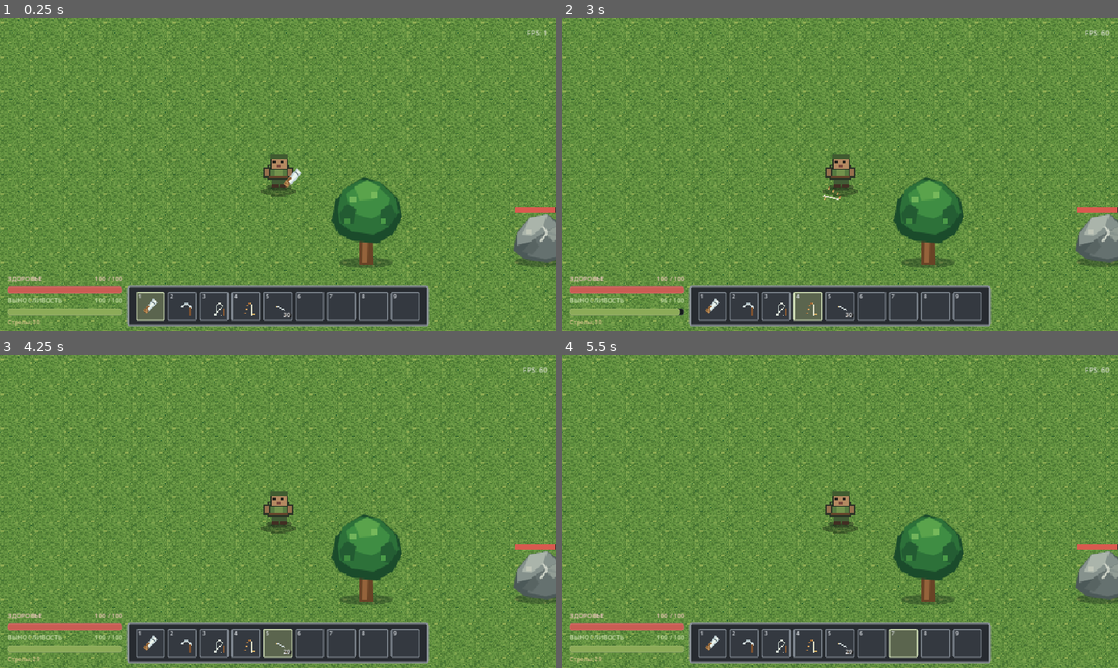
Above: before the commit, frames 1-4 (two rows, left to right).
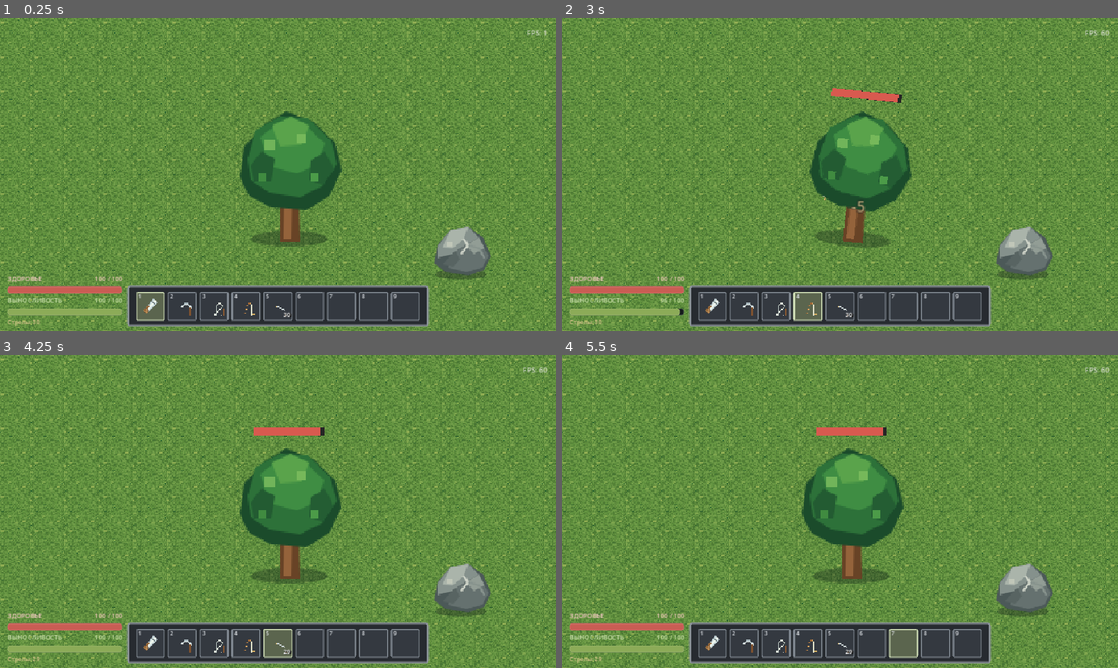
Above: after the commit, the same moments.

Repository: BigFluffyCatOnWatermelon/autism-gaming
Game: Godot game, scene res://scenes/world.tscn
Two runs of this game, one before a commit and one after it. Both use one fixed random seed, a clock stepped at 60 frames per second and the inputs below.
Inputs:
- Up to frame 1 (0.25 s): no input
- Up to frame 2 (3 s): click "1" at 0.5 s; click "2" at 1.25 s; click "3" at 2 s; click "4" at 2.75 s
- Up to frame 3 (4.25 s): click "5" at 3.5 s
- Up to frame 4 (5.5 s): click "6" at 4.25 s; click "7" at 5 s

The runs differ from the first frame. In frame 1, 9.0% of the frame differs, in the area x 43-100%, y 29-84%; in frame 2, 9.3%; in frame 3, 9.3%; in frame 4, 9.4%, in the area x 43-100%, y 23-84%.

Commit message:
2

Diff:
--- a/scenes/objects.tscn
+++ b/scenes/objects.tscn
@@ -3,7 +3,7 @@
 [ext_resource type="Script" uid="uid://cismqj3f2o2k0" path="res://scripts/resource_node.gd" id="1_resource"]
 
 [sub_resource type="CircleShape2D" id="TreeCollision"]
-radius = 9.0
+radius = 6.9802504
 
 [sub_resource type="CircleShape2D" id="RockCollision"]
 radius = 22.561028
@@ -11,18 +11,18 @@
 [node name="Objects" type="Node2D" unique_id=2121347067]
 
 [node name="Tree" type="StaticBody2D" parent="." unique_id=1010811317]
-position = Vector2(82, 89)
+position = Vector2(10, 70.00001)
+scale = Vector2(1.4326136, 1.4855273)
 script = ExtResource("1_resource")
 
 [node name="CollisionShape2D" type="CollisionShape2D" parent="Tree" unique_id=492581813]
-position = Vector2(0, -12)
+position = Vector2(-1.9073486e-06, -6.7316213)
 shape = SubResource("TreeCollision")
 
 [node name="Rock" type="StaticBody2D" parent="." unique_id=1486095239]
-position = Vector2(244, 88)
+position = Vector2(170, 100)
 script = ExtResource("1_resource")
 resource_type = "rock"
-max_health = 110.0
 
 [node name="CollisionShape2D" type="CollisionShape2D" parent="Rock" unique_id=47805170]
 position = Vector2(2, -26)
Not shown, added: Assets/Creatures/player.png.import
Not shown, added: Assets/Effects/shadow.png.import
Not shown, added: Assets/Environment/grass.png.import
Not shown, added: Assets/Items/arrows.png.import
Not shown, added: Assets/Projectiles/arrow.svg.import
Not shown, added: Assets/Resources/Rocks/rock.svg.import
Not shown, added: Assets/Resources/Stumps/stump.svg.import
Not shown, added: Assets/Resources/Trees/tree.svg.import
Not shown, added: Assets/Tools/axe.png.import
Not shown, added: Assets/Tools/pickaxe.png.import
Not shown, added: Assets/Weapons/bow.png.import
Not shown, added: Assets/Weapons/sword.svg.import
